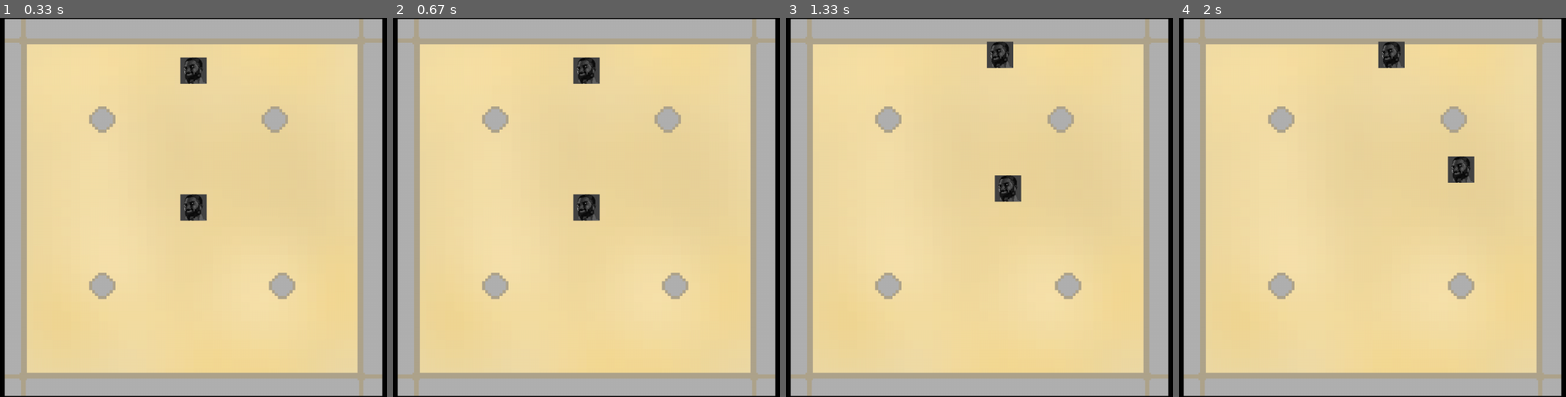
Above: before the commit, frames 1-4 (left to right).
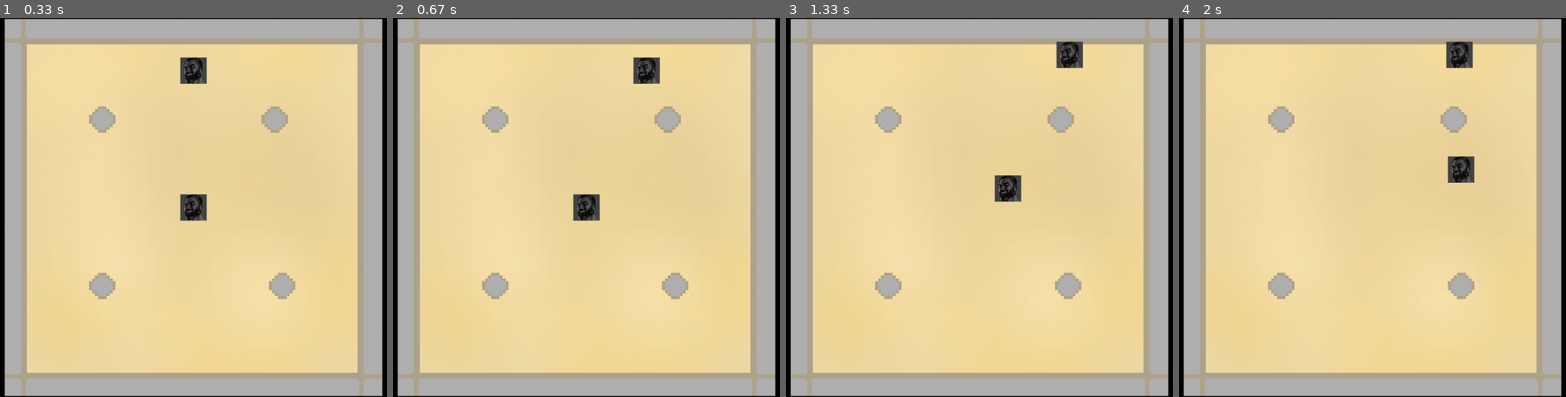
Above: after the commit, the same moments.

Repository: Adriwin06/My-Pygame-Learning
Game: pygame game, started from main.py
The game is run twice, just before and just after one commit, with the same random seed, the same clock (stepped at 60 frames per second) and the same inputs.
Inputs:
- Up to frame 1 (0.33 s): no input
- Up to frame 2 (0.67 s): hold Right from 0.33 s (still down)
- Up to frame 3 (1.33 s): release Right at 0.8 s; hold Up 0.83-1.13 s; tap Z at 0.9, 1.23 s; hold Right from 1.17 s (still down); hold D from 1.17 s (still down)
- Up to frame 4 (2 s): tap Z at 1.53, 1.73 s; release Right at 1.63 s; release D at 1.63 s; hold Left from 1.67 s (still down)

Frame 1 is identical in both runs. In frame 2, 1.0% of the frame differs, in the area x 46-69%, y 10-18%; in frame 3, 1.0%; in frame 4, 1.0%.

Commit message:
oups j'avais mal fait un truc

Diff:
--- a/main.py
+++ b/main.py
@@ -143,7 +143,7 @@
         self.pos2 = 0
 
         # Assign movement variable if moving
-        if moving_left:
+        if moving_left2:
             for entity in hitbox_list:
                 if (not entity==self) and (self.hitbox.collide(entity)):
                     if self.pos == 0:
@@ -152,7 +152,7 @@
                         self.pos2 = "left"
                     break
             dx += -self.speed
-        if moving_right:
+        if moving_right2:
             for entity in hitbox_list:
                 if (not entity==self) and (self.hitbox.collide(entity)):
                     if self.pos == 0:
@@ -161,7 +161,7 @@
                         self.pos2 = "right"
                     break
             dx += self.speed
-        if moving_up:
+        if moving_up2:
             for entity in hitbox_list:
                 if (not entity==self) and (self.hitbox.collide(entity)):
                     if self.pos == 0:
@@ -170,7 +170,7 @@
                         self.pos2 = "up"
                     break
             dy += -self.speed
-        if moving_down:
+        if moving_down2:
             for entity in hitbox_list:
                 if (not entity==self) and (self.hitbox.collide(entity)):
                     if self.pos == 0:
